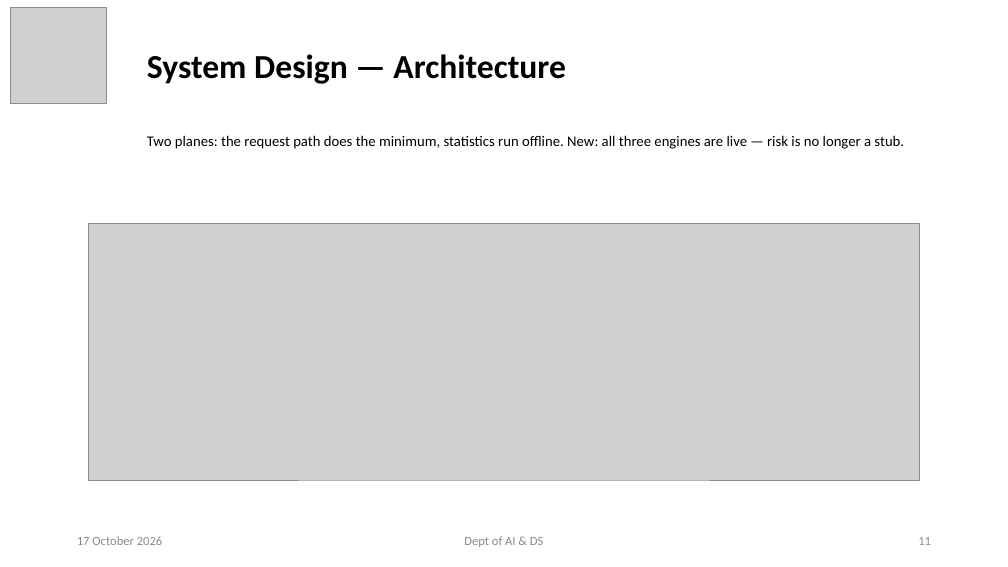
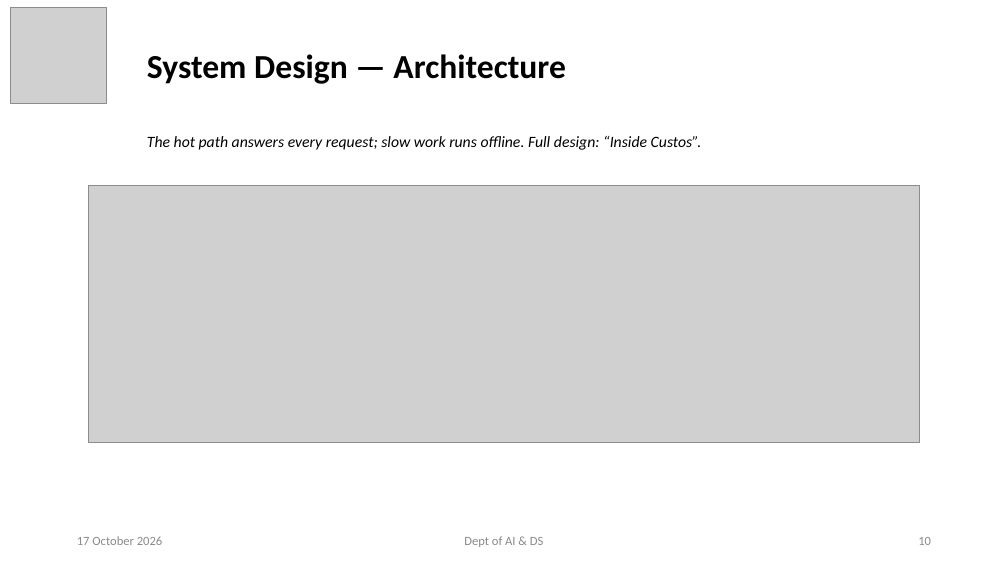
Before and after one commit to ayushpandey0201/custos, a slide deck: slide 10 of docs/presentations/Custos_Phase2_Review2.pptx (slide 11 before the commit). Drawn at 1008x567 pixels with LibreOffice and Linux fonts; fonts in the diff are those of the drawing; grey boxes stand for pictures. Boxes give left, top, right and bottom in pixels: in the first picture for what was removed or moved away, otherwise in the second. Text is boxed around its words. In the diff, an @@ line names an element or a change of style, - is before the commit and + after.

```diff
--- a/docs/presentations/Custos_Phase2_Review2.pptx
+++ b/docs/presentations/Custos_Phase2_Review2.pptx
@@ subtitle at <box>147,136,702,150</box>: text changed; size 14 to 15 pt; italic on @@
-Two planes: the request path does the minimum, statistics run offline. New: all three engines are live — risk is no longer a stub.
+The hot path answers every request; slow work runs offline. Full design: “Inside Custos”.
@@ picture: place and size @@
-picture at <box>88,223,920,480</box>
+picture at <box>88,185,920,442</box>
@@ page number at <box>918,537,931,545</box>: text changed @@
-11
+10
```
Also in this commit, not shown: 13 other slides changed, 1 slide added, 11 slides removed, 8 other files.
